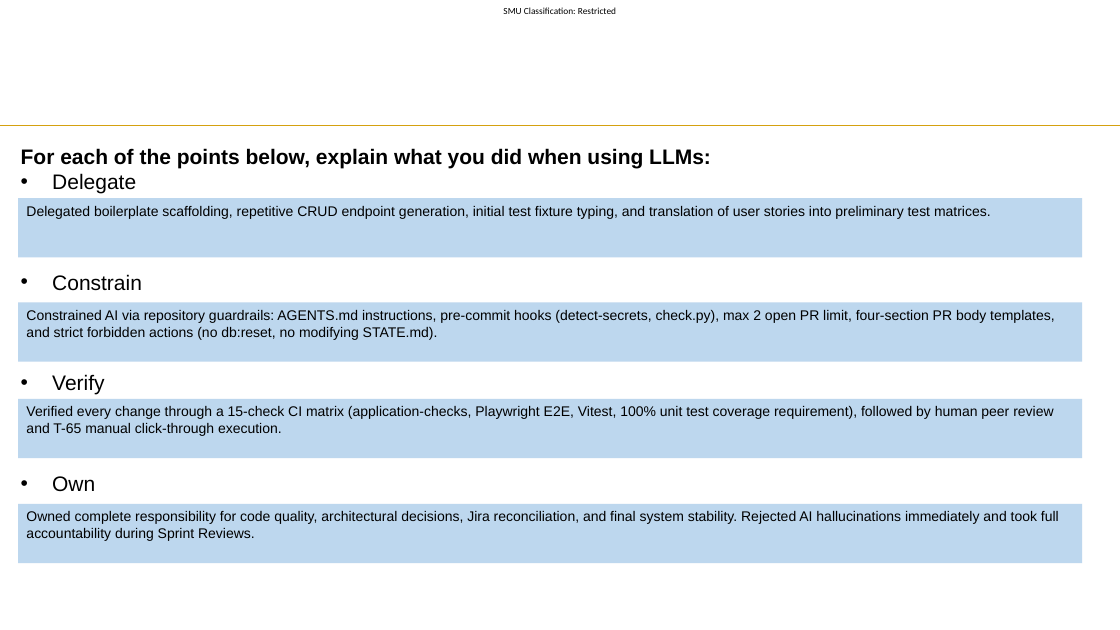
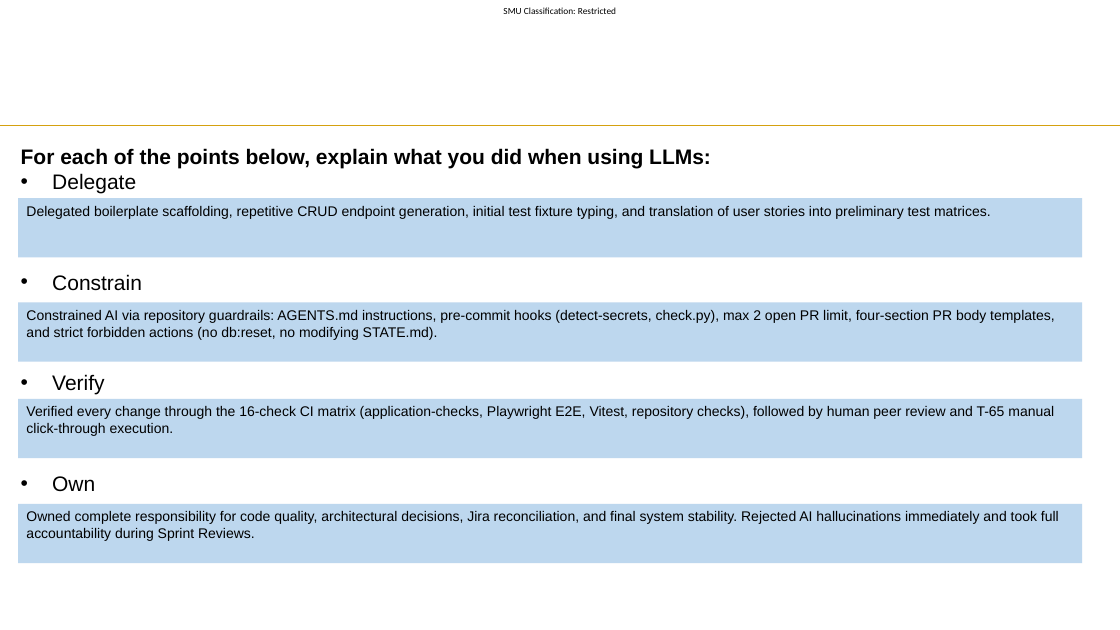
Before and after one commit to hongyime/sgConnectSphere2026, a slide deck: slide 8 of docs/slides/presentation/Week 11 Slide Template.pptx. Drawn at 1120x630 pixels with LibreOffice and Linux fonts; fonts in the diff are those of the drawing; background and template pictures are left out. Boxes give left, top, right and bottom in pixels: in the first picture for what was removed or moved away, otherwise in the second. Text is boxed around its words. In the diff, an @@ line names an element or a change of style, - is before the commit and + after.

Commit message:
docs(slides): correct Week 11 deck claims to match the repository
Reviewers found claims in the deck that do not hold against the code and
records. Rewrite them with traceable evidence instead of assertions.

- Index: cite the CAA 281026 exports that exist, point at
  docs/c4-diagrams.md and docs/architecture.md, update run records to 739
  and add the 509 evidence images.
- Customer change (most impact): drop the FIFO auto-promotion and claim
  window that the backlog contradicts (C-23, T-33, T-46); state notify-all
  then first-come, and name the real cancellation code and tests.
- Least impact: correct the module path to venueBooking/ and the frontend
  path to features/venue/.
- Testing: remove the CI coverage gate claim (no workflow runs coverage),
  replace the test counts with CI run 40901918683 on main eab9f898, and
  replace "zero technical debt" with the tracked follow-ups.
- Team table: add the sixth member and rebuild every row from PR authorship
  and git shortlog; contribution percentages now total 100%.

Not done: the ceremony recording links still have to come from the team, and
each member should confirm their own row.

```diff
--- a/docs/slides/presentation/Week 11 Slide Template.pptx
+++ b/docs/slides/presentation/Week 11 Slide Template.pptx
@@ text in rectangle at box(26, 406, 1054, 436): text changed @@
-Verified every change through a 15-check CI matrix (application-checks, Playwright E2E, Vitest, 100% unit test coverage requirement), followed by human peer review and T-65 manual click-through execution.
+Verified every change through the 16-check CI matrix (application-checks, Playwright E2E, Vitest, repository checks), followed by human peer review and T-65 manual click-through execution.
```
Also in this commit, not shown: 7 other slides changed, 1 other file.
